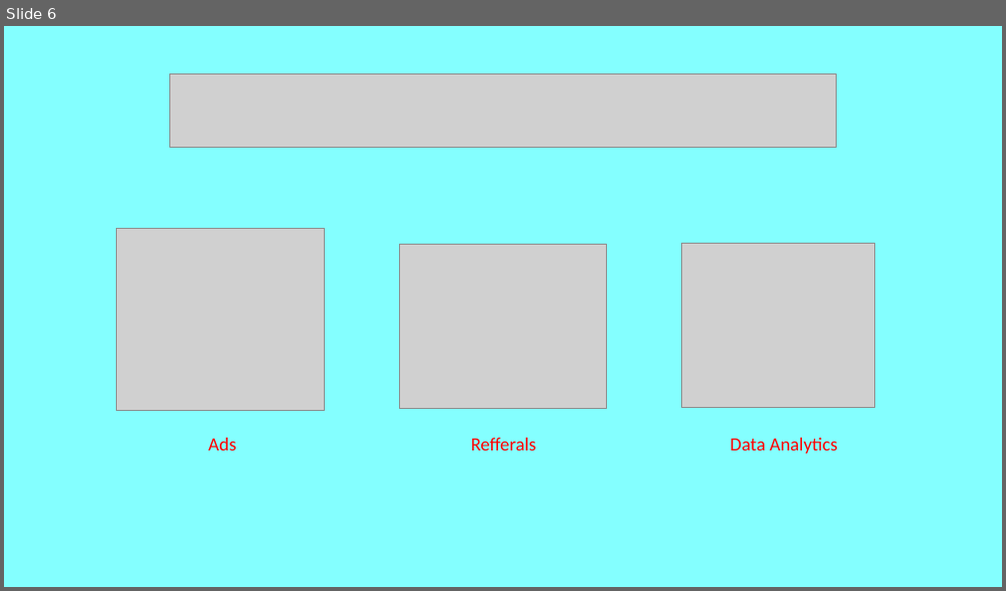
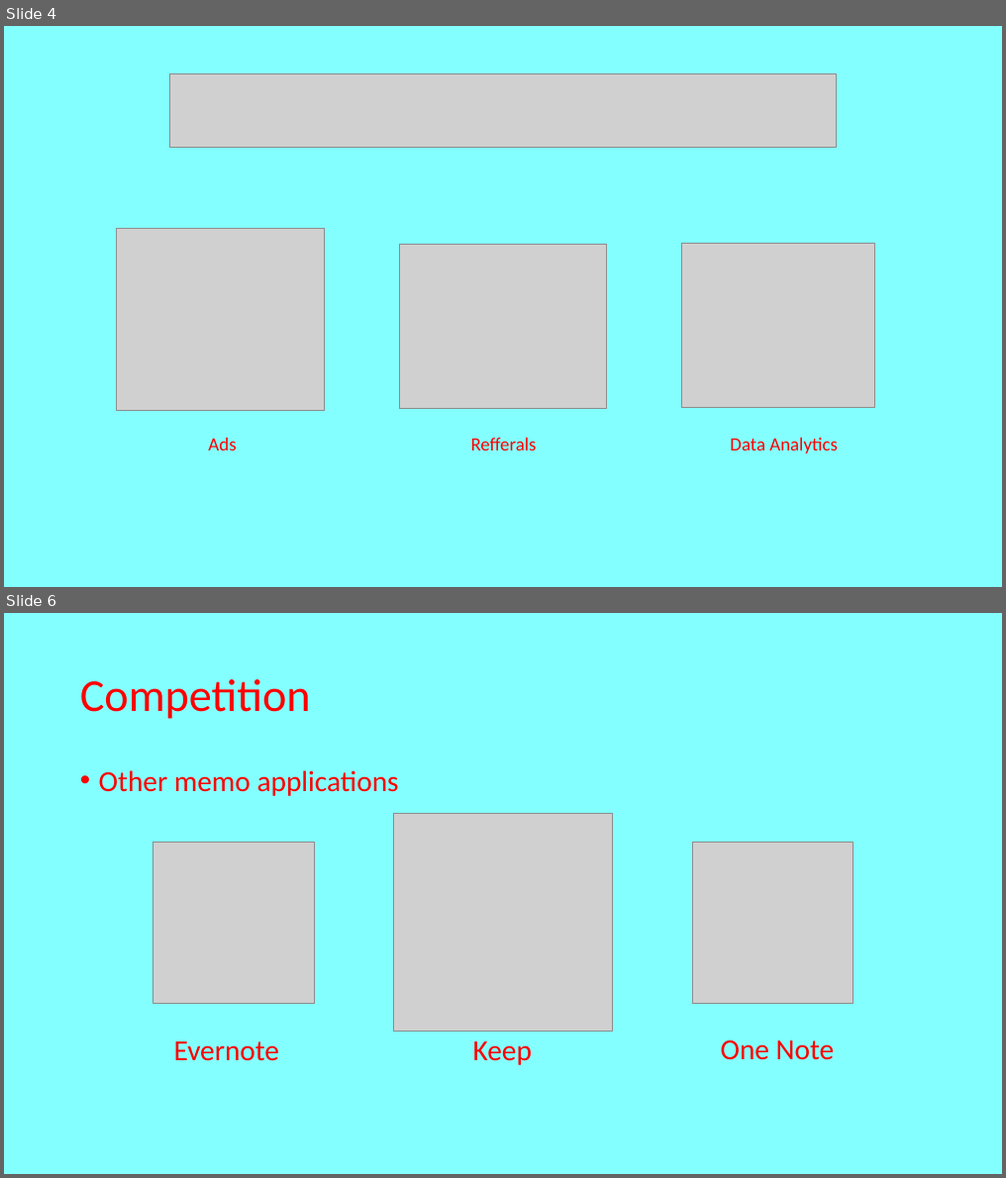
Before and after one commit to Samuraitje/Final-Project, a slide deck: Taggy.pptx. Shown one above the other, each under a label of ours: slide 6 before the commit, slides 4 and 6 after it; the slides between them are not shown. The pictures are 1006x591 and 1006x1178 pixels, drawn with LibreOffice and Linux fonts; fonts in the diff are those of the drawing; grey boxes stand for pictures. Boxes give left, top, right and bottom in pixels: in the first picture for what was removed or moved away, otherwise in the second. Text is boxed around its words. In the diff, an @@ line names an element or a change of style, - is before the commit and + after.

```diff
--- a/Taggy.pptx
+++ b/Taggy.pptx
@@ slide 6 added at [4,613,1002,1174], background #84FFFF @@
@@ title added at [80,679,311,719], 44 pt, text #FF0000 @@
+Competition
@@ text added at [99,770,399,796], 28 pt, text #FF0000 @@
+• Other memo applications
@@ picture added at [394,814,612,1032] @@
@@ picture added at [152,842,315,1004] @@
@@ picture added at [692,842,853,1004] @@
@@ text added at [174,1042,279,1061], 28 pt, text #FF0000 @@
+Evernote
@@ text added at [473,1042,532,1065], 28 pt, text #FF0000 @@
+Keep
@@ text added at [721,1041,835,1060], 28 pt, text #FF0000 @@
+One Note
@@ what was slide 6 is now slide 4 @@
```
Also in this commit, not shown: 6 other slides added, 31 other files.
